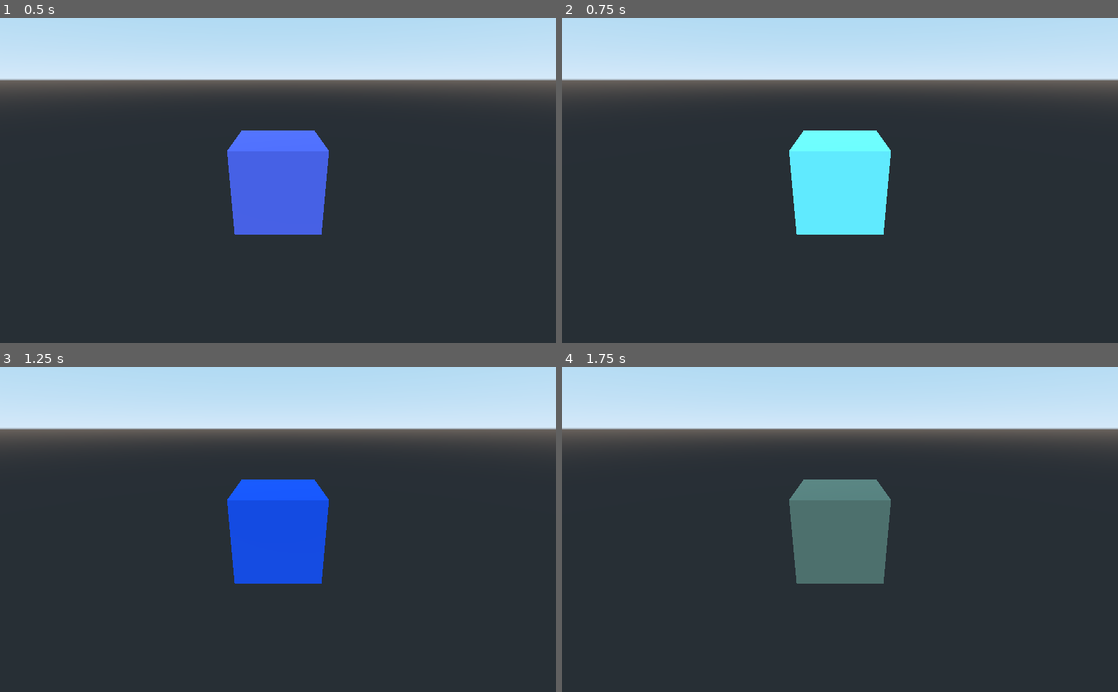
Above: before the commit, frames 1-4 (two rows, left to right).
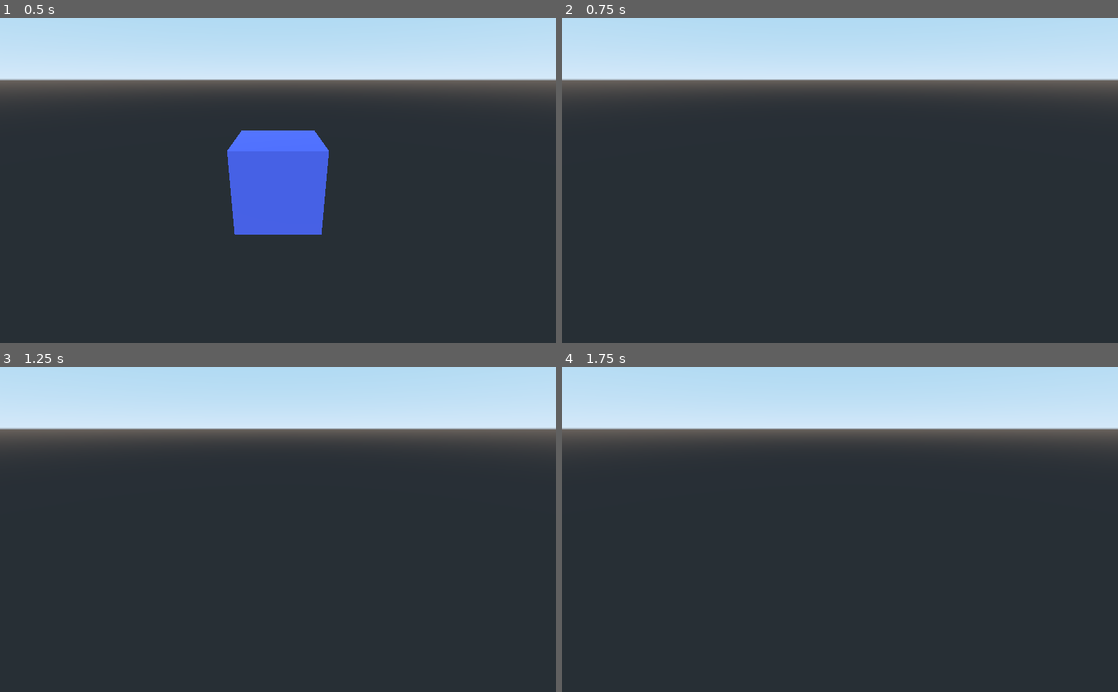
Above: after the commit, the same moments.

Repository: electric-jammers/godot-jam
Game: Godot game, scene res://scripts/mat_changer.tscn
Two runs of this game, one before a commit and one after it. Both use one fixed random seed, a clock stepped at 60 frames per second and the inputs below.
Inputs:
- Up to frame 1 (0.5 s): no input
- Up to frame 2 (0.75 s): hold D (move_right, bound only after the commit) from 0.53 s (still down)
- Up to frame 3 (1.25 s): keep holding D (move_right, bound only after the commit)
- Up to frame 4 (1.75 s): release D (move_right, bound only after the commit) at 1.28 s; hold S (move_down, bound only after the commit) from 1.28 s (still down)

Frame 1 is identical in both runs. In frame 2, 5.4% of the frame differs, in the area x 40-60%, y 34-67%; in frame 3, 5.4%; in frame 4, 5.4%.

Commit message:
Make the cube, a mega cube!

Diff:
--- a/JamTest/project.godot
+++ b/JamTest/project.godot
@@ -19,6 +19,29 @@
 run/main_scene="res://scripts/mat_changer.tscn"
 config/icon="res://icon.png"
 
+[input]
+
+move_up={
+"deadzone": 0.5,
+"events": [ Object(InputEventKey,"resource_local_to_scene":false,"resource_name":"","device":0,"alt":false,"shift":false,"control":false,"meta":false,"command":false,"pressed":false,"scancode":87,"unicode":0,"echo":false,"script":null)
+ ]
+}
+move_down={
+"deadzone": 0.5,
+"events": [ Object(InputEventKey,"resource_local_to_scene":false,"resource_name":"","device":0,"alt":false,"shift":false,"control":false,"meta":false,"command":false,"pressed":false,"scancode":83,"unicode":0,"echo":false,"script":null)
+ ]
+}
+move_left={
+"deadzone": 0.5,
+"events": [ Object(InputEventKey,"resource_local_to_scene":false,"resource_name":"","device":0,"alt":false,"shift":false,"control":false,"meta":false,"command":false,"pressed":false,"scancode":65,"unicode":0,"echo":false,"script":null)
+ ]
+}
+move_right={
+"deadzone": 0.5,
+"events": [ Object(InputEventKey,"resource_local_to_scene":false,"resource_name":"","device":0,"alt":false,"shift":false,"control":false,"meta":false,"command":false,"pressed":false,"scancode":68,"unicode":0,"echo":false,"script":null)
+ ]
+}
+
 [rendering]
 
 environment/default_environment="res://default_env.tres"
--- a/JamTest/scripts/mat_changer.gd
+++ /dev/null
@@ -1,6 +0,0 @@
-tool
-extends CSGMesh
-
-func _process(delta):
-	var spatialMat = material as SpatialMaterial
-	spatialMat.albedo_color = Color(sin(OS.get_ticks_msec()*0.01)*0.5+0.5, sin(OS.get_ticks_msec()*0.02+2.515)*0.5+0.5, sin(OS.get_ticks_msec()*0.002+0.121561)*0.5+0.5);
--- a/JamTest/scripts/mat_changer.tscn
+++ b/JamTest/scripts/mat_changer.tscn
@@ -1,11 +1,11 @@
 [gd_scene load_steps=4 format=2]
 
-[ext_resource path="res://scripts/mat_changer.gd" type="Script" id=1]
+[ext_resource path="res://scripts/mega_cube.gd" type="Script" id=1]
 
 [sub_resource type="CubeMesh" id=1]
 
 [sub_resource type="SpatialMaterial" id=2]
-albedo_color = Color( 0.365866, 0, 0, 1 )
+albedo_color = Color( 0.394363, 0.934295, 0.761059, 1 )
 
 [node name="Spatial" type="Spatial"]
 
--- /dev/null
+++ b/JamTest/scripts/mega_cube.gd
@@ -0,0 +1,22 @@
+tool
+extends CSGMesh
+
+func _process(delta):
+	var spatialMat := material as SpatialMaterial
+	spatialMat.albedo_color = Color(sin(OS.get_ticks_msec()*0.01)*0.5+0.5, sin(OS.get_ticks_msec()*0.02+2.515)*0.5+0.5, sin(OS.get_ticks_msec()*0.002+0.121561)*0.5+0.5);
+
+	var move_dir := Vector2(0, 0)
+
+	if(Input.get_action_strength("move_up") > 0):
+		move_dir += Vector2(0, -1)
+	if(Input.get_action_strength("move_down") > 0):
+		move_dir += Vector2(0, 1)
+	if(Input.get_action_strength("move_left") > 0):
+		move_dir += Vector2(-1, 0)
+	if(Input.get_action_strength("move_right") > 0):
+		move_dir += Vector2(1, 0)
+
+	if move_dir.length_squared() > 0:
+		spatialMat.albedo_color = Color(0, 0, 0)
+
+	translation += Vector3(move_dir.x, 0, move_dir.y)
